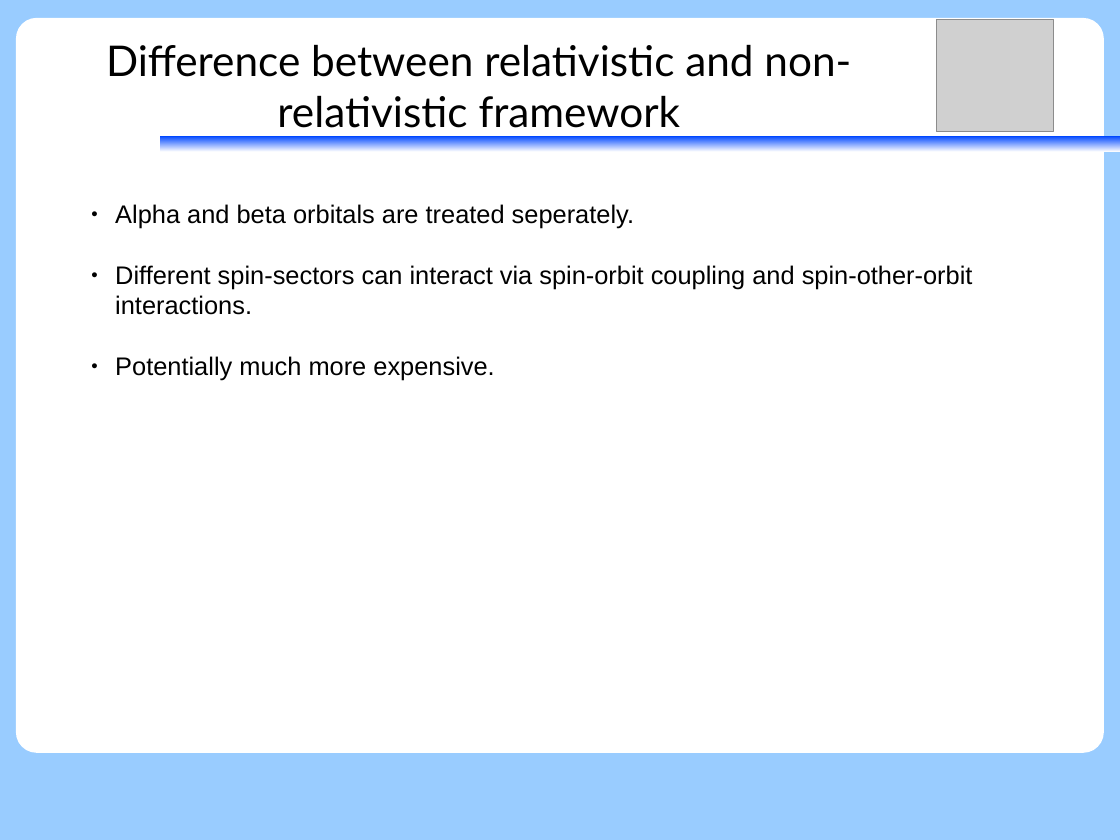
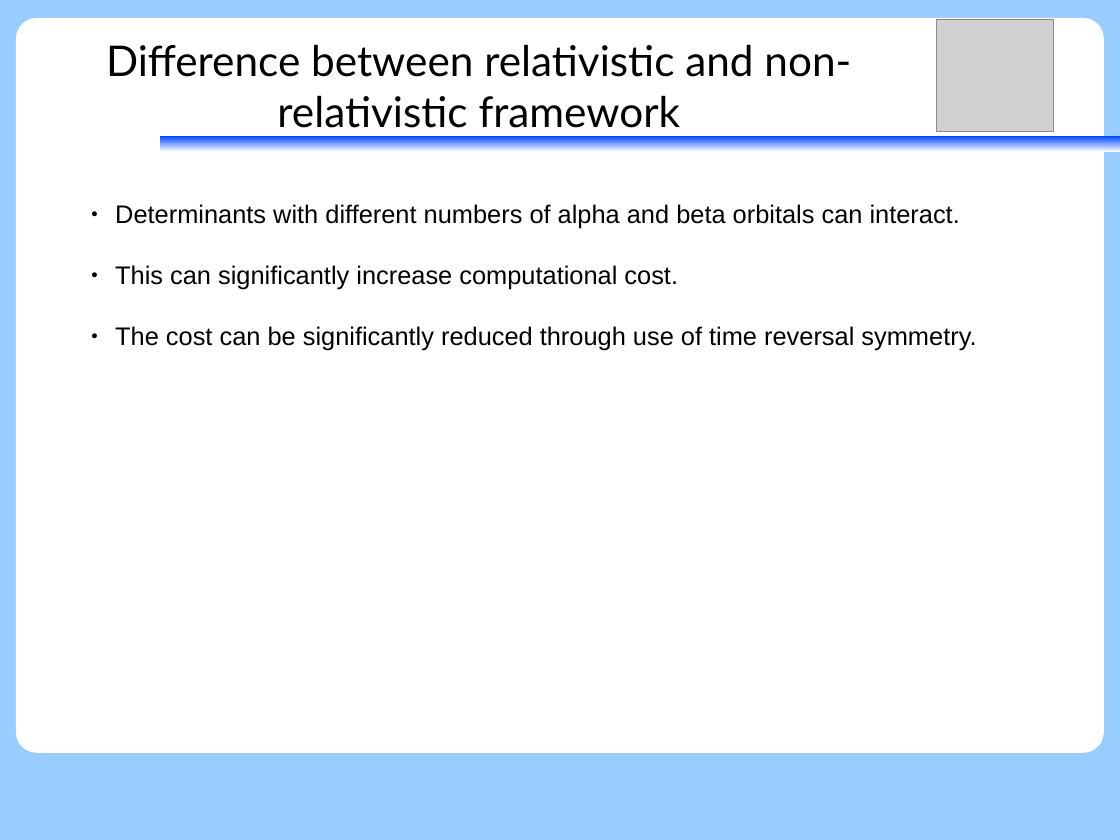
Before and after one commit to peterjohncherry/Presentations-etc, a slide deck: slide 58 of SGROUP_28062017/28062017_peter_relxms-caspt2-ci_seperation.odp (slide 56 before the commit). Drawn at 1120x840 pixels with LibreOffice and Linux fonts; fonts in the diff are those of the drawing; grey boxes stand for pictures. Boxes give left, top, right and bottom in pixels: in the first picture for what was removed or moved away, otherwise in the second. Text is boxed around its words. In the diff, an @@ line names an element or a change of style, - is before the commit and + after.

```diff
--- a/SGROUP_28062017/28062017_peter_relxms-caspt2-ci_seperation.odp
+++ b/SGROUP_28062017/28062017_peter_relxms-caspt2-ci_seperation.odp
@@ text at (115,204,976,350): text changed @@
-● Alpha and beta orbitals are treated seperately.
-● Different spin-sectors can interact via spin-orbit coupling and spin-other-orbit interactions.
-● Potentially much more expensive.
+● Determinants with different numbers of alpha and beta orbitals can interact.
+● This can significantly increase computational cost.
+● The cost can be significantly reduced through use of time reversal symmetry.
```
Also in this commit, not shown: 9 other slides changed, 10 slides added, 3 slides removed, 1 other file.
